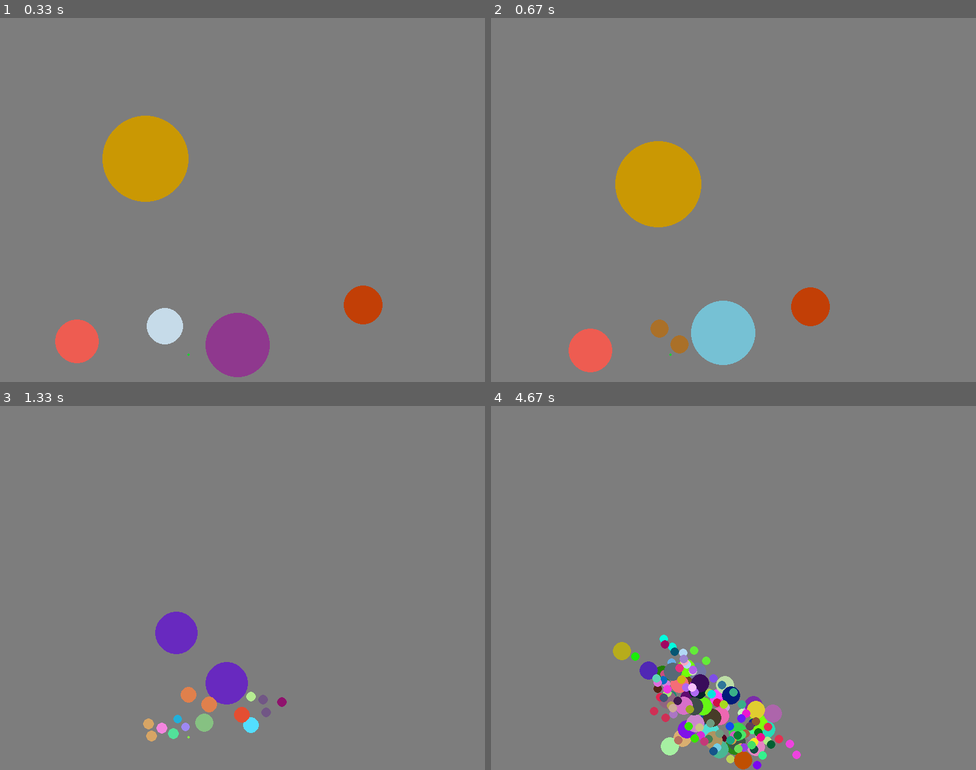
Above: before the commit, frames 1-4 (two rows, left to right).
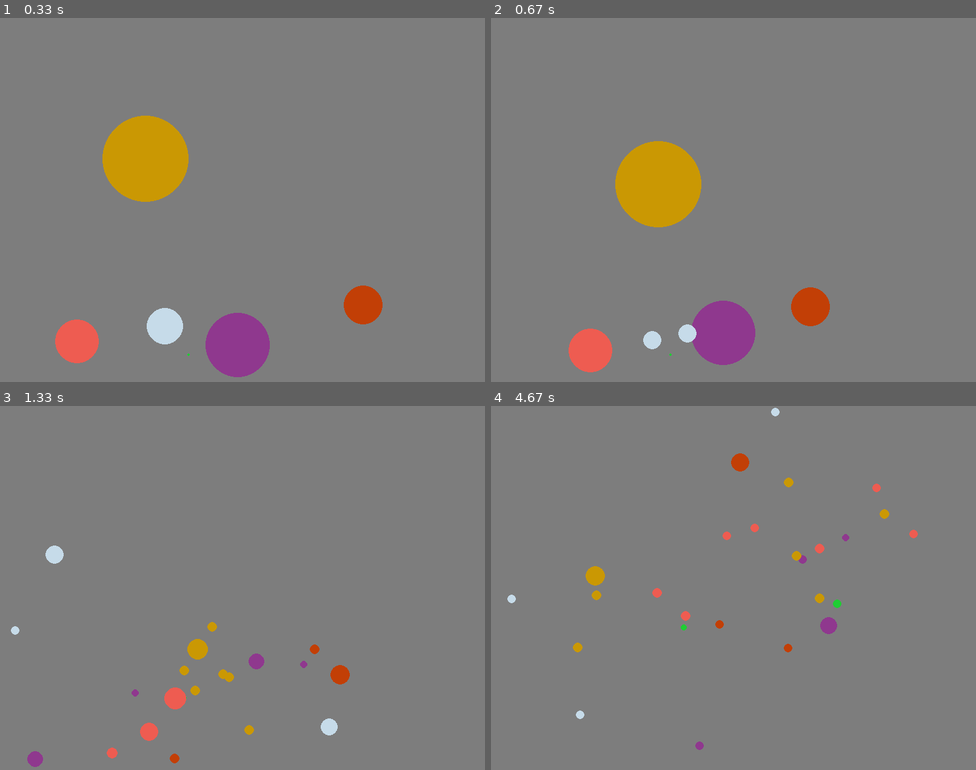
Above: after the commit, the same moments.

Repository: alanamwynn/Code
Game: pygame game, started from pygame_example.py
Same seed, same stepped clock (60 frames per second), same inputs: the game is played once before the commit and once after it.
Inputs:
- Up to frame 1 (0.33 s): no input
- Up to frame 2 (0.67 s): no input
- Up to frame 3 (1.33 s): no input
- Up to frame 4 (4.67 s): no input

Frame 1 is identical in both runs. In frame 2, 2.3% of the frame differs, in the area x 31-55%, y 77-96%; in frame 3, 3.9%; in frame 4, 6.3%, in the area x 3-88%, y 0-100%.

Commit message:
split,merge,bounce color conditions,&attraction

Diff:
--- a/ball.py
+++ b/ball.py
@@ -12,7 +12,7 @@
         self.position = position
         self.radius = radius
         self.velocity = Vector(random() * 2 * math.pi, random() * 4)
-        self.scream1 = pygame.mixer.Sound("alana-aaa.mp3")
+        self.scream1 = pygame.mixer.Sound("./alana-aaa.mp3")
     #draws a circle within the confinements of the screen. attrs: color, coordinates, and a radius
     def draw(self,screen):
         pygame.draw.circle(screen, self.color, self.position.get_coords(), self.radius)
@@ -84,5 +84,8 @@
     def split(self):
         new_ball = Ball(self.position + self.radius/2, self.radius/2, self.color)
         new_ball2 = Ball(self.position - self.radius/2, self.radius/2, self.color)
+        #Once the balls are split, they repell each other for a few frames
+        new_ball.velocity = new_ball.velocity.scale(10)
         new_ball2.velocity = new_ball.velocity.scale(-1)
+
         return new_ball, new_ball2
--- a/pygame_example.py
+++ b/pygame_example.py
@@ -4,7 +4,7 @@
 from random import randint,random
 from ball import Ball
 from vector import Vector
-
+import os
 
 def hex_to_rgb(hex_string):
     first = hex_string[:2]
@@ -65,47 +65,56 @@
     # Clear the screen with grey
     screen.fill((125, 125, 125))
 
-    #Does this update the ball's position?
     balls_to_add = []
     balls_to_remove = []
+    #Iterate over the list of balls
     for bawl_i in range(len(bawls)):
         bawl = bawls[bawl_i]
+        #Update covers the core physics of the balls
         bawl.update()
         bawl.draw(screen)
-
+        #Iterate over the list of balls again
         for other_bawl_i in range(bawl_i + 1, len(bawls)):
             other_bawl = bawls[other_bawl_i]
-            bawl.ball_attraction(other_bawl)
-            other_bawl.ball_attraction(bawl)
+            if bawl not in balls_to_remove and other_bawl not in balls_to_remove:
+            #Method that causes balls to gravitate towards each other
+                bawl.ball_attraction(other_bawl)
+                other_bawl.ball_attraction(bawl)
+
+            #the child balls manitain the same color as the parent ball initially/rest of sim/end color randomization post collision?
 
             #if the balls collide, they change colors, yell, and bounce
-            if bawl.collision_check(other_bawl):
-                bawl.color = (randint(0,255), randint(0,255), randint(0,255))
-                other_bawl.color = (randint(0,255), randint(0,255), randint(0,255))
-                bawl.scream1.play()
-                other_bawl.scream1.play()
-                bawl.bounce_off(other_bawl)
-                other_bawl.bounce_off(bawl)
-                #Break two balls into 4 smaller balls half the size if they collide
-                #The original balls are removed from the list and the new balls are added to the list
-                if bawl.radius >= 10:
-                    new_ball, new_ball2 = bawl.split()
-                    balls_to_add.append(new_ball)
-                    balls_to_add.append(new_ball2)
-                    balls_to_remove.append(bawl)
-                    break
-                if other_bawl.radius >= 10:
-                    new_ball, new_ball2 = other_bawl.split()
-                    balls_to_add.append(new_ball)
-                    balls_to_add.append(new_ball2)
-                    balls_to_remove.append(other_bawl)
-                    break
-                #if they're small enough they combine
-                if bawl.radius <= 10 and other_bawl.radius <= 10:
-                    bawl.radius += other_bawl.radius
-                    balls_to_remove.append(other_bawl)
-                    break
-                #make gravity proportional to the size of the ball
+                if bawl.collision_check(other_bawl):
+                    #inverse attraction with a pushback
+                    bawl.scream1.play()
+                    other_bawl.scream1.play()
+                    bawl.bounce_off(other_bawl)
+                    other_bawl.bounce_off(bawl)
+                    #If two balls collide, they each get split into 2 smaller balls if they are big enough
+                    #The original balls are queued for removal and the new balls are queued for addition
+                    if bawl.radius >= 10:
+                        new_ball, new_ball2 = bawl.split()
+                        balls_to_add.append(new_ball)
+                        balls_to_add.append(new_ball2)
+                        balls_to_remove.append(bawl)
+                        break
+                    if other_bawl.radius >= 10:
+                        new_ball, new_ball2 = other_bawl.split()
+                        balls_to_add.append(new_ball)
+                        balls_to_add.append(new_ball2)
+                        balls_to_remove.append(other_bawl)
+                        break
+                    #if the original 2 balls are small enough, they will combine into a bigger ball
+                    if bawl.radius <= 10 and other_bawl.radius <= 10:
+                        bawl.radius += other_bawl.radius
+                        if bawl.radius > other_bawl.radius:
+                            bawl.color = bawl.color
+                        else:
+                            bawl.color = other_bawl.color
+
+                        balls_to_remove.append(other_bawl)
+                        break
+                #make attraction proportional to the size of the ball
 
     # #After the while loop, new balls that are a result of collision are added to the list of balls to add
     # #their original balls are added to balls to remove
